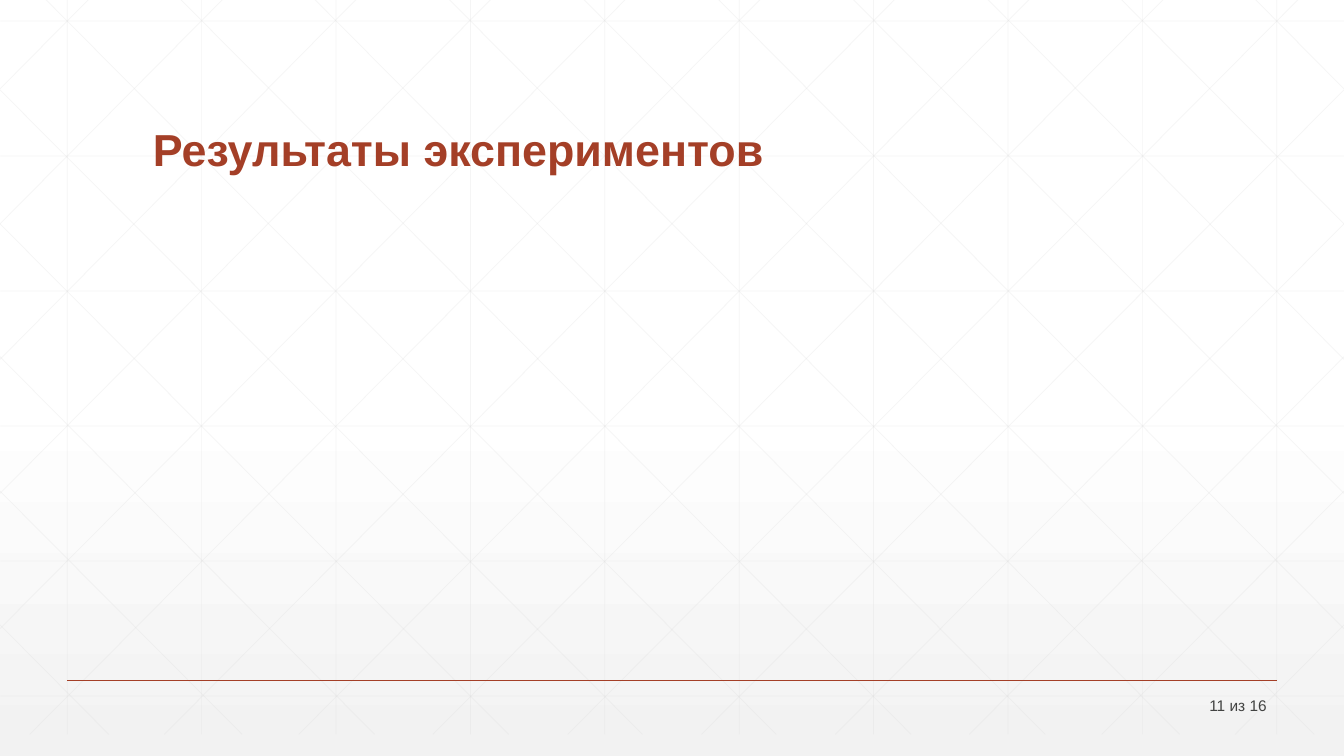
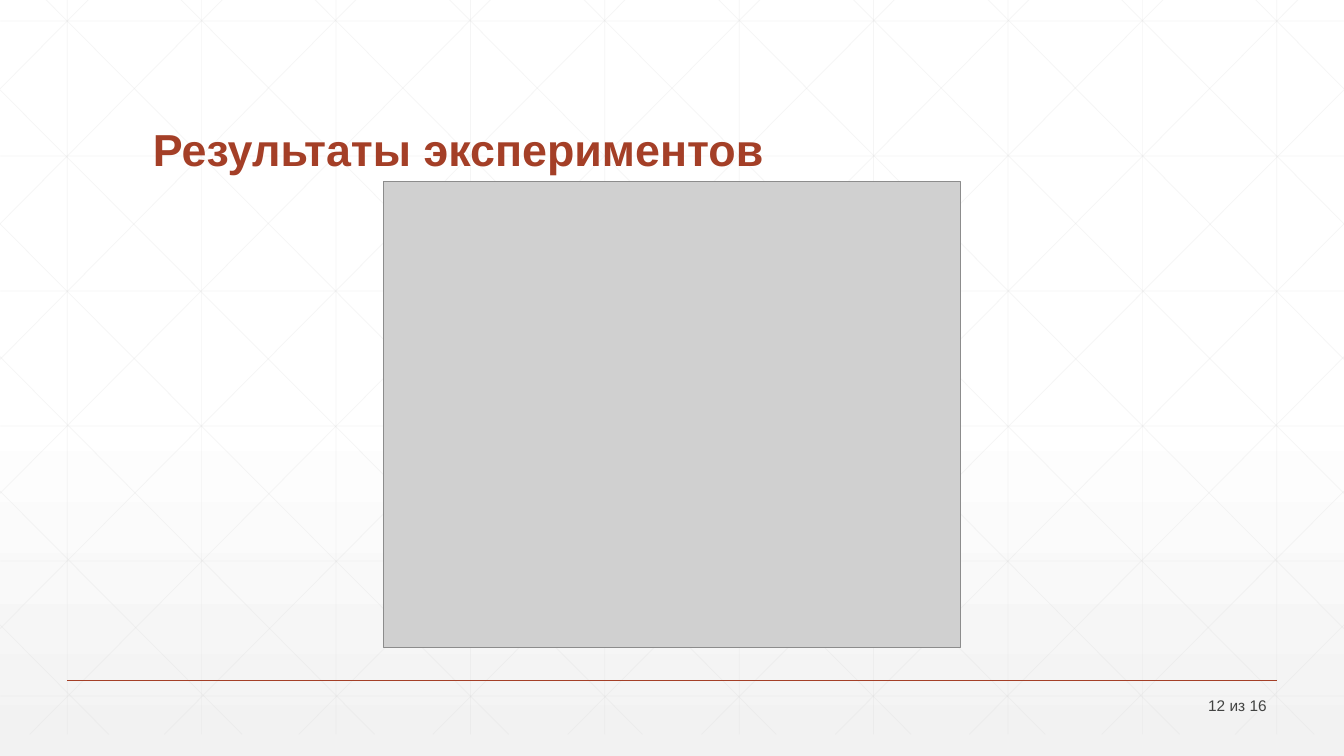
Before and after one commit to drkwdck/Codec, a slide deck: slide 12 of преза_2.pptx (slide 11 before the commit). Drawn at 1344x756 pixels with LibreOffice and Linux fonts; fonts in the diff are those of the drawing; grey boxes stand for pictures. Boxes give left, top, right and bottom in pixels: in the first picture for what was removed or moved away, otherwise in the second. Text is boxed around its words. In the diff, an @@ line names an element or a change of style, - is before the commit and + after.

```diff
--- a/преза_2.pptx
+++ b/преза_2.pptx
@@ picture added at (384,181,961,647) @@
@@ page number at (1208,700,1267,711): text changed @@
-11 из 16
+12 из 16
```
Also in this commit, not shown: 1 slide added, 1 other file.
